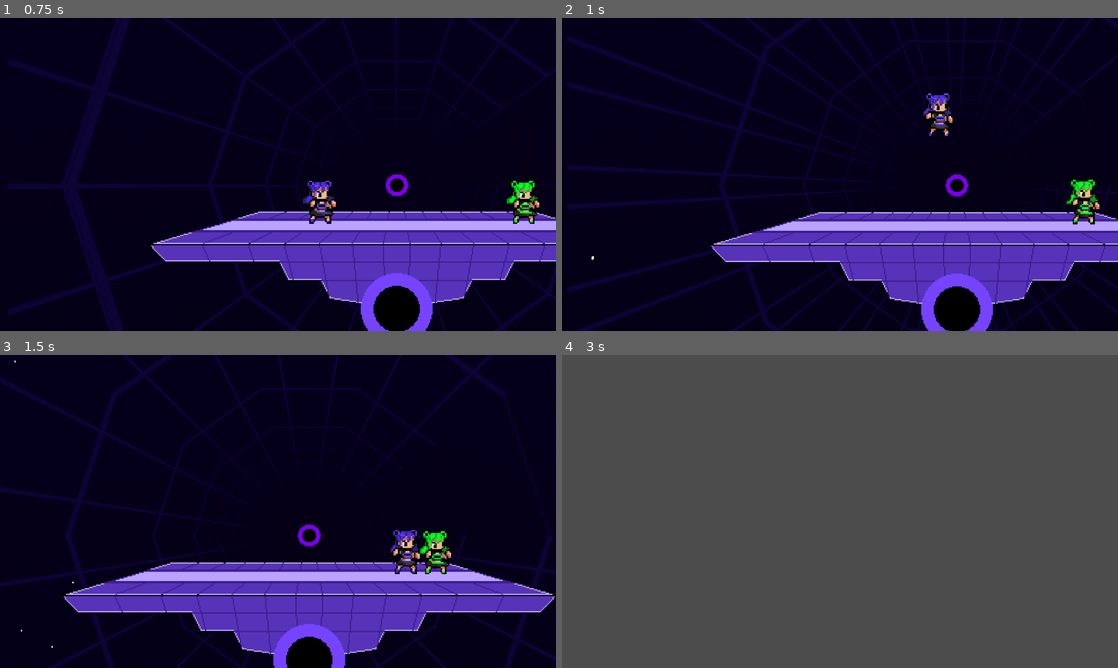
Above: before the commit, frames 1-4 (two rows, left to right).
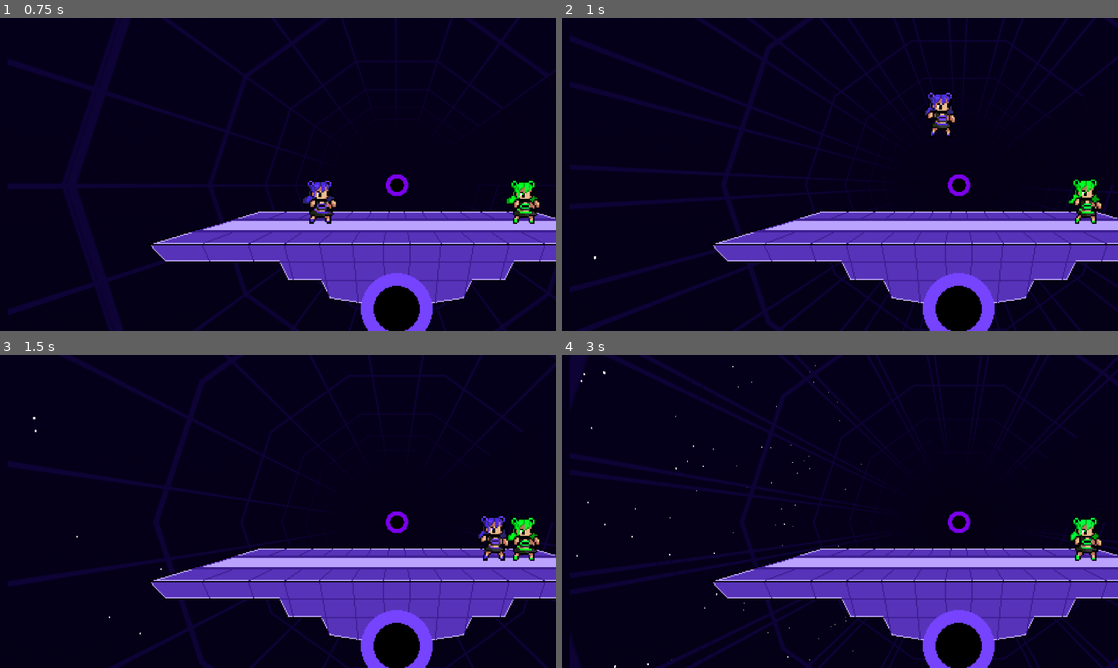
Above: after the commit, the same moments.

Repository: Logn35/SmashBox
Game: Godot game, scene res://Stages/Test Stage.tscn
Two runs of this game, one before a commit and one after it. Both use one fixed random seed, a clock stepped at 60 frames per second and the inputs below.
Inputs:
- Up to frame 1 (0.75 s): hold D (moveRight) from 0.53 s (still down)
- Up to frame 2 (1 s): keep holding D (moveRight); tap Space (Jump) at 0.77 s
- Up to frame 3 (1.5 s): keep holding D (moveRight)
- Up to frame 4 (3 s): tap Space (Jump) at 1.52 s; release D (moveRight) at 2.03 s; hold A (moveLeft) 2.03-2.78 s; hold D (moveRight) from 2.78 s (still down)

Frame 1 is identical in both runs. In frame 2, 6.9% of the frame differs, in the area x 1-100%, y 0-100%; in frame 3, 24%; in frame 4, 100%, in the area x 0-100%, y 0-100%.
Error after the commit: Invalid get index 'global_position' (on base: 'null instance'). (res://scripts/Camera2D.gd:11)

Commit message:
camera movement changes- broken rn, detach the script from the camera to get it working again

Diff:
--- a/Actors/TestCharacter.tscn
+++ b/Actors/TestCharacter.tscn
@@ -50,6 +50,7 @@
 [node name="Character Sprite" type="AnimatedSprite" parent="."]
 frames = SubResource( 1 )
 animation = "Idle"
+frame = 2
 playing = true
 
 [node name="CollisionMask" type="CollisionShape2D" parent="."]
--- a/Stages/Test Stage.tscn
+++ b/Stages/Test Stage.tscn
@@ -1,7 +1,8 @@
-[gd_scene load_steps=14 format=2]
+[gd_scene load_steps=15 format=2]
 
 [ext_resource path="res://Assets/Stage Tiles/SolidTiles.tscn" type="PackedScene" id=1]
 [ext_resource path="res://Assets/Stage Tiles/Ledge.tscn" type="PackedScene" id=2]
+[ext_resource path="res://scripts/Camera2D.gd" type="Script" id=3]
 [ext_resource path="res://Assets/Stage Tiles/PlayerSpawner.tscn" type="PackedScene" id=4]
 [ext_resource path="res://Actors/TestCharacter.tscn" type="PackedScene" id=5]
 [ext_resource path="res://Game Engine Objects/Game Engine.tscn" type="PackedScene" id=6]
@@ -72,12 +73,9 @@
 scale = Vector2( 1.3, 1.3 )
 script = ExtResource( 14 )
 
-[node name="TestCharacter" parent="." instance=ExtResource( 5 )]
-position = Vector2( 276.674, 231.353 )
+[node name="Camera2D2" type="Camera2D" parent="."]
+position = Vector2( 274.526, 234.538 )
 scale = Vector2( 1.3, 1.3 )
-
-[node name="Camera2D2" type="Camera2D" parent="TestCharacter"]
-position = Vector2( -1.65236, 2.44978 )
 current = true
 drag_margin_h_enabled = true
 drag_margin_v_enabled = true
@@ -88,8 +86,13 @@
 drag_margin_bottom = 0.23
 editor_draw_limits = true
 editor_draw_drag_margin = true
+script = ExtResource( 3 )
 
-[node name="ParallaxBackground" type="ParallaxBackground" parent="TestCharacter/Camera2D2"]
+[node name="ParallaxBackground" type="ParallaxBackground" parent="Camera2D2"]
+
+[node name="TestCharacter" parent="." instance=ExtResource( 5 )]
+position = Vector2( 276.674, 231.353 )
+scale = Vector2( 1.3, 1.3 )
 
 [node name="Test Stage Foreground" type="Sprite" parent="."]
 position = Vector2( 480, 273 )
--- a/scripts/Camera2D.gd
+++ b/scripts/Camera2D.gd
@@ -1,6 +1,17 @@
 extends Camera2D
 
-onready var camera1 = $"Camera2D2"
+var object1 = NodePath("res://Actors/TestCharacter")
+var object2 = NodePath("res://Actors/TestCharacter")
 
 func _ready():
-	camera1.target = get_node("TestCharacter2")
+	object1 = get_node(object1)
+	object2 = get_node(object2)
+
+func _process(delta):
+	self.global_position = (object1.global_position + object2.global_position) * 0.5
+
+	var zoom_factor1 = abs(object1.global_position.x-object2.global_position.x)/(1920-100)
+	var zoom_factor2 = abs(object1.global_position.y-object2.global_position.y)/(1080-100)
+	var zoom_factor = max(max(zoom_factor1, zoom_factor2), 0.5)
+
+	self.zoom = Vector2(zoom_factor, zoom_factor)
